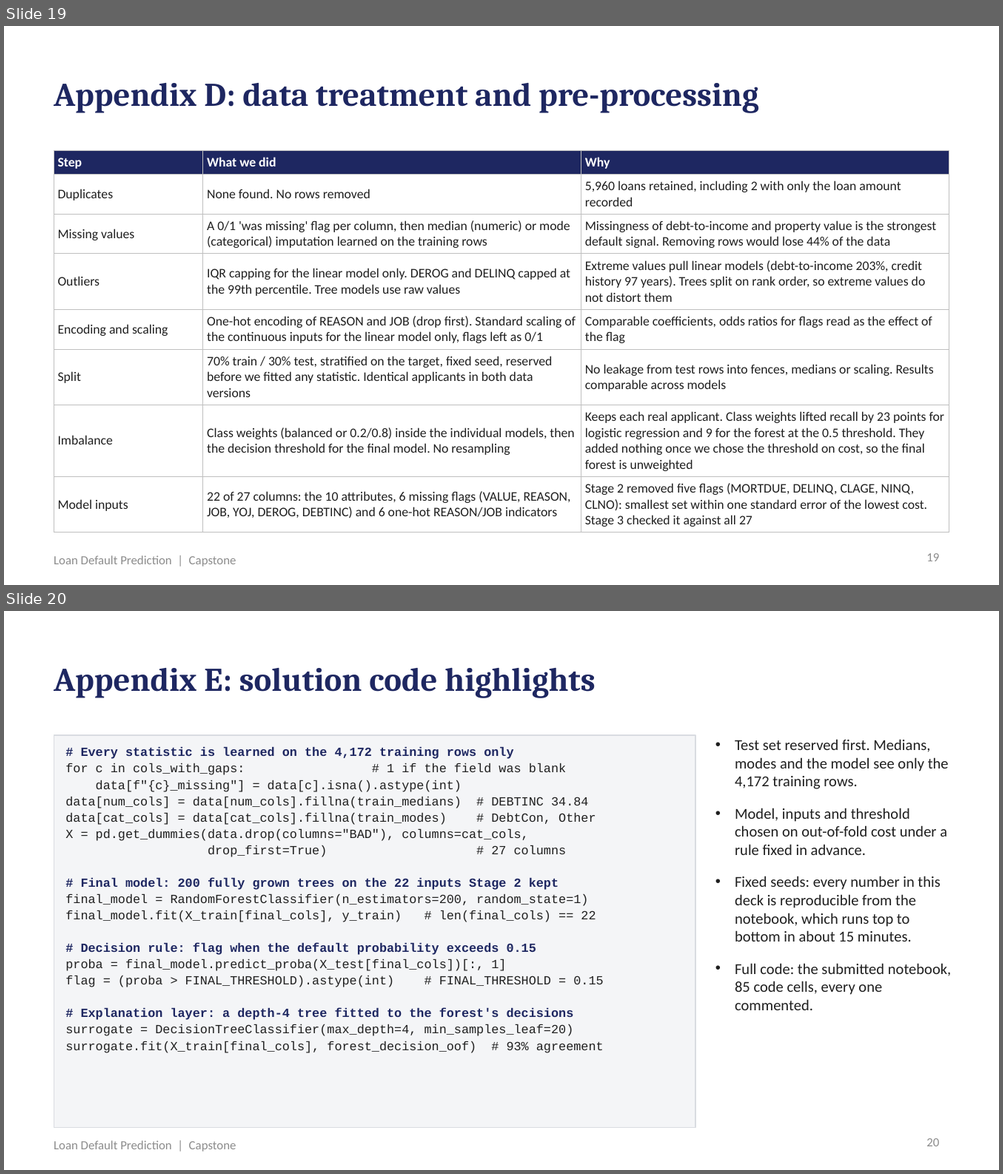
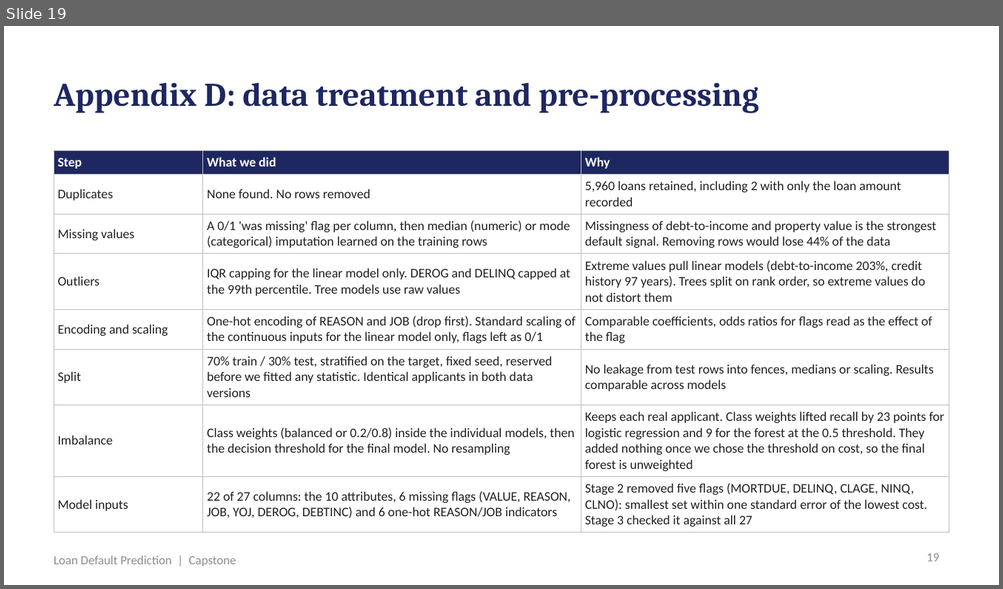
Before and after one commit to shubham1891/Personal-code, a slide deck: presentation/Loan_Default_Prediction_Presentation.pptx. Shown one above the other, each under a label of ours: slides 19 and 20 before the commit, slide 19 after it. The pictures are 1003x1174 and 1003x589 pixels, drawn with LibreOffice and Linux fonts; fonts in the diff are those of the drawing. Boxes give left, top, right and bottom in pixels: in the first picture for what was removed or moved away, otherwise in the second. Text is boxed around its words. In the diff, an @@ line names an element or a change of style, - is before the commit and + after.

```diff
--- a/presentation/Loan_Default_Prediction_Presentation.pptx
+++ b/presentation/Loan_Default_Prediction_Presentation.pptx
@@ slide 20 removed at <box>4,611,999,1170</box>, background #FFFFFF; not listed: 1 template element that a slide beside it also shows @@
@@ title removed at <box>54,667,595,698</box> @@
-Appendix E: solution code highlights
@@ rectangle removed at <box>54,735,695,1128</box> @@
@@ text removed at <box>734,739,951,1011</box> @@
-• Test set reserved first. Medians, modes and the model see only the 4,172 training rows.
-• Model, inputs and threshold chosen on out-of-fold cost under a rule fixed in advance.
-• Fixed seeds: every number in this deck is reproducible from the notebook, which runs top to bottom in about 15 minutes.
-• Full code: the submitted notebook, 85 code cells, every one commented.
@@ text removed at <box>65,747,603,1054</box> @@
-# Every statistic is learned on the 4,172 training rows only
-for c in cols_with_gaps: # 1 if the field was blank
-data[f"{c}_missing"] = data[c].isna().astype(int)
-data[num_cols] = data[num_cols].fillna(train_medians) # DEBTINC 34.84
-data[cat_cols] = data[cat_cols].fillna(train_modes) # DebtCon, Other
-X = pd.get_dummies(data.drop(columns="BAD"), columns=cat_cols,
-drop_first=True) # 27 columns
-# Final model: 200 fully grown trees on the 22 inputs Stage 2 kept
-final_model = RandomForestClassifier(n_estimators=200, random_state=1)
-final_model.fit(X_train[final_cols], y_train) # len(final_cols) == 22
-# Decision rule: flag when the default probability exceeds 0.15
-proba = final_model.predict_proba(X_test[final_cols])[:, 1]
-flag = (proba > FINAL_THRESHOLD).astype(int) # FINAL_THRESHOLD = 0.15
-# Explanation layer: a depth-4 tree fitted to the forest's decisions
-surrogate = DecisionTreeClassifier(max_depth=4, min_samples_leaf=20)
-surrogate.fit(X_train[final_cols], forest_decision_oof) # 93% agreement
@@ page number removed at <box>926,1139,939,1147</box> @@
-20
```
Also in this commit, not shown: 2 other files.
